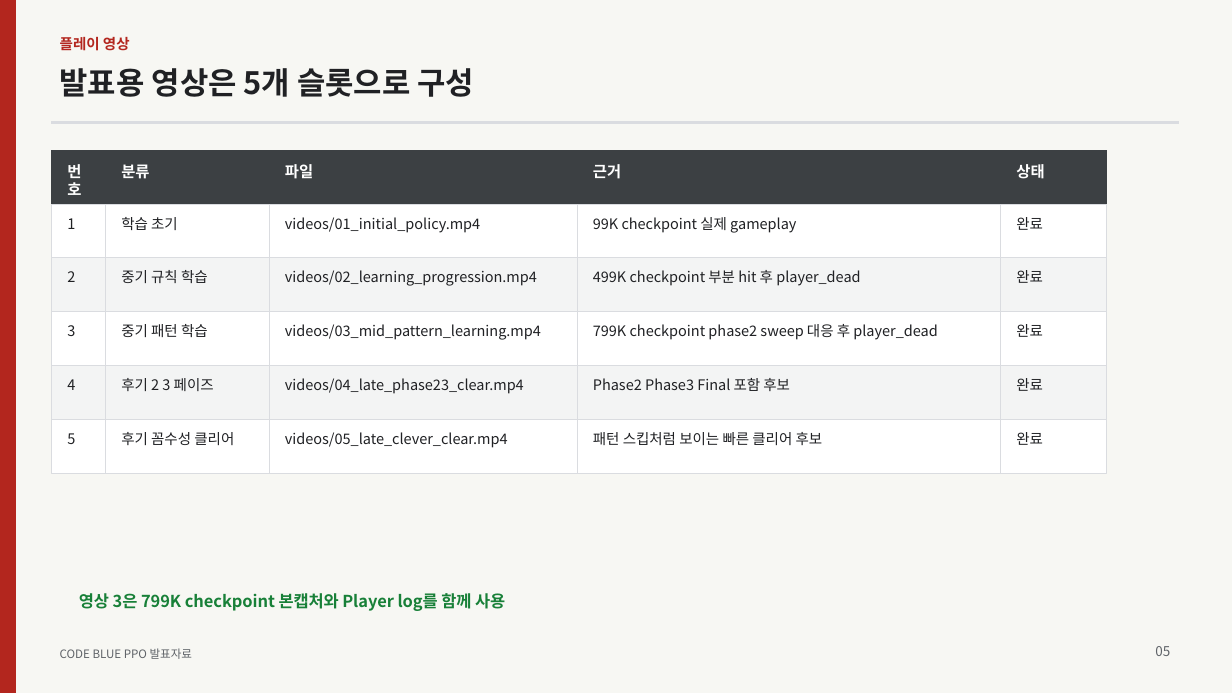
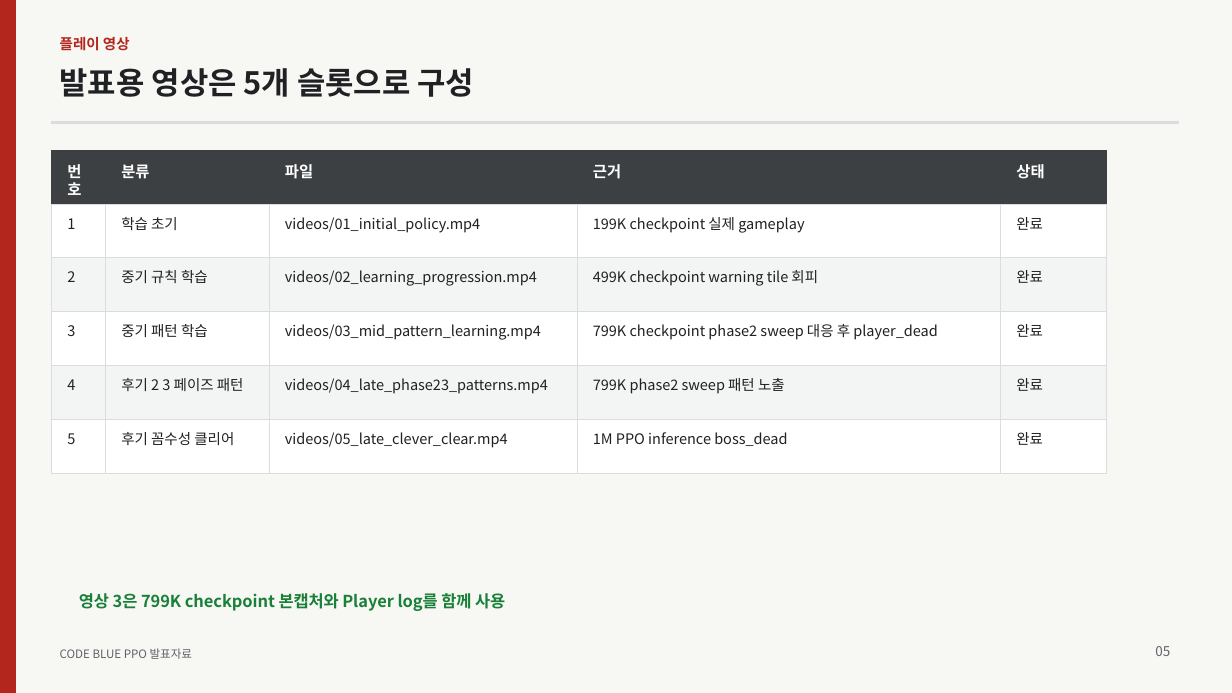
Before and after one commit to LxNx-Hn/AI_FinalTerm, a slide deck: slide 5 of presentations/final/CODE_BLUE_RL_FINAL.pptx. Drawn at 1232x693 pixels with LibreOffice and Linux fonts; fonts in the diff are those of the drawing. Boxes give left, top, right and bottom in pixels: in the first picture for what was removed or moved away, otherwise in the second. Text is boxed around its words. In the diff, an @@ line names an element or a change of style, - is before the commit and + after.

Commit message:
Finalize verified gameplay video set

```diff
--- a/presentations/final/CODE_BLUE_RL_FINAL.pptx
+++ b/presentations/final/CODE_BLUE_RL_FINAL.pptx
@@ text at (x1=593, y1=217, x2=804, y2=233): text changed @@
-99K checkpoint 실제 gameplay
+199K checkpoint 실제 gameplay
@@ text at (x1=593, y1=270, x2=818, y2=286): text changed @@
-499K checkpoint 부분 hit 후 player_dead
+499K checkpoint warning tile 회피
@@ text at (x1=121, y1=378, x2=244, y2=391): text changed @@
-후기 2 3 페이즈
+후기 2 3 페이즈 패턴
@@ text at (x1=285, y1=378, x2=548, y2=394): text changed @@
-videos/04_late_phase23_clear.mp4
+videos/04_late_phase23_patterns.mp4
@@ text at (x1=593, y1=378, x2=785, y2=394): text changed @@
-Phase2 Phase3 Final 포함 후보
+799K phase2 sweep 패턴 노출
@@ text at (x1=593, y1=432, x2=787, y2=446): text changed @@
-패턴 스킵처럼 보이는 빠른 클리어 후보
+1M PPO inference boss_dead
```
Also in this commit, not shown: 4 other slides changed, 26 other files.
